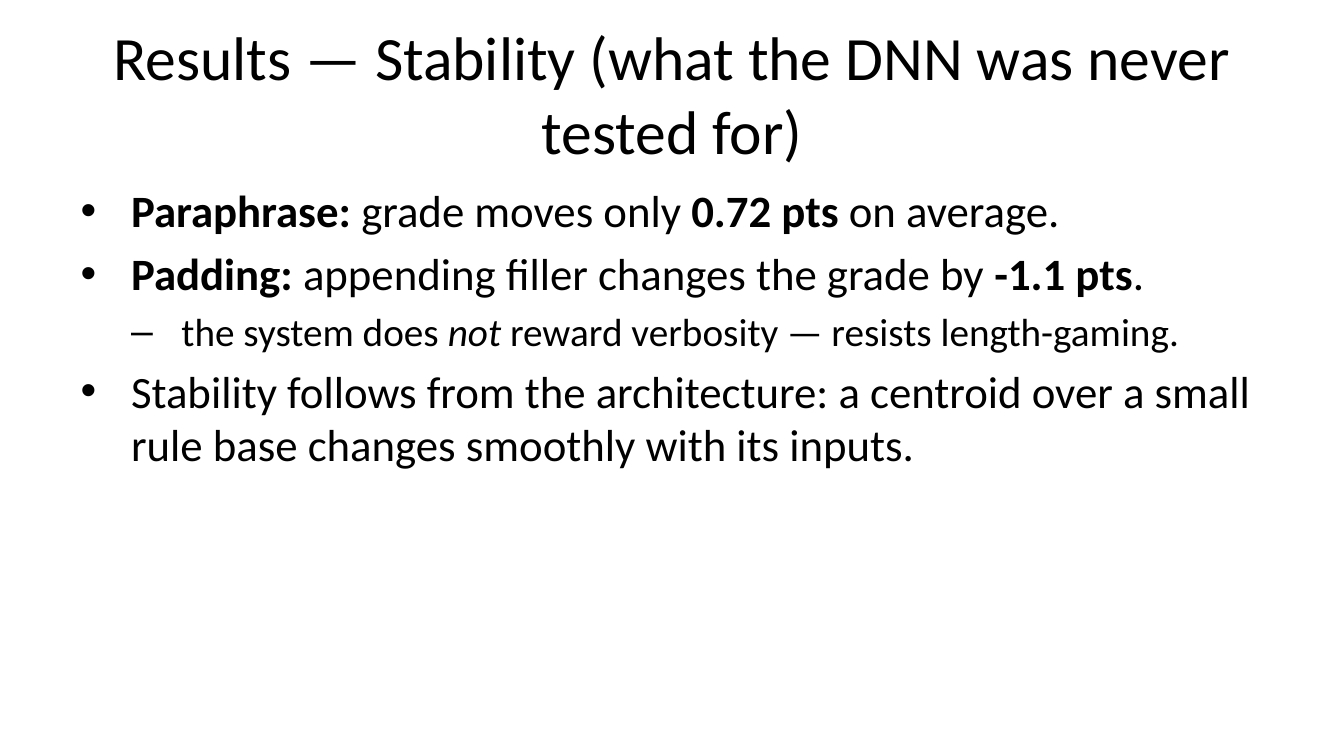
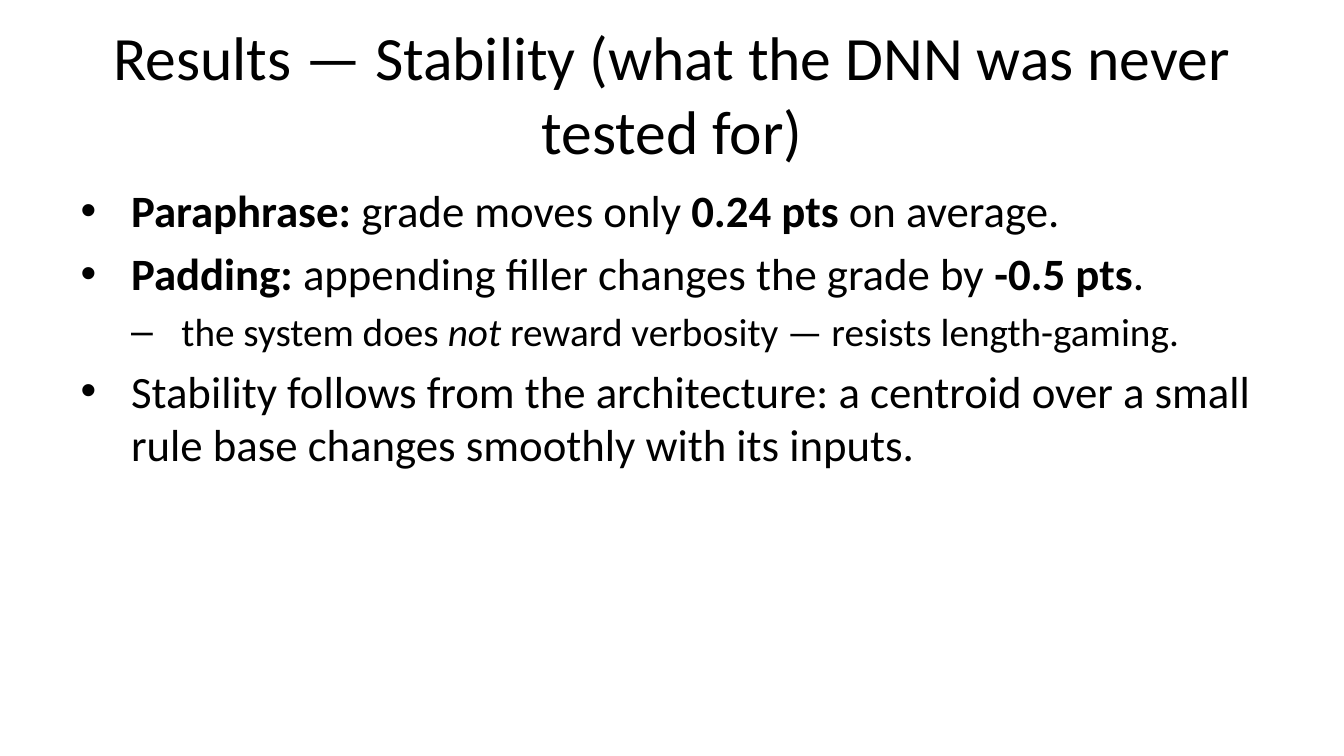
Before and after one commit to IAmPara0x/neuro-symbolic-essay-grading, a slide deck: slide 15 of Neuro-Symbolic-Grading-Slides.pptx. Drawn at 1344x756 pixels with LibreOffice and Linux fonts; fonts in the diff are those of the drawing. Boxes give left, top, right and bottom in pixels: in the first picture for what was removed or moved away, otherwise in the second. Text is boxed around its words. In the diff, an @@ line names an element or a change of style, - is before the commit and + after.

```diff
--- a/Neuro-Symbolic-Grading-Slides.pptx
+++ b/Neuro-Symbolic-Grading-Slides.pptx
@@ text at [131, 195, 1144, 298]: text changed @@
-• Paraphrase: grade moves only 0.72 pts on average.
-• Padding: appending filler changes the grade by -1.1 pts.
+• Paraphrase: grade moves only 0.24 pts on average.
+• Padding: appending filler changes the grade by -0.5 pts.
```
Also in this commit, not shown: 5 other slides changed, 24 other files.
